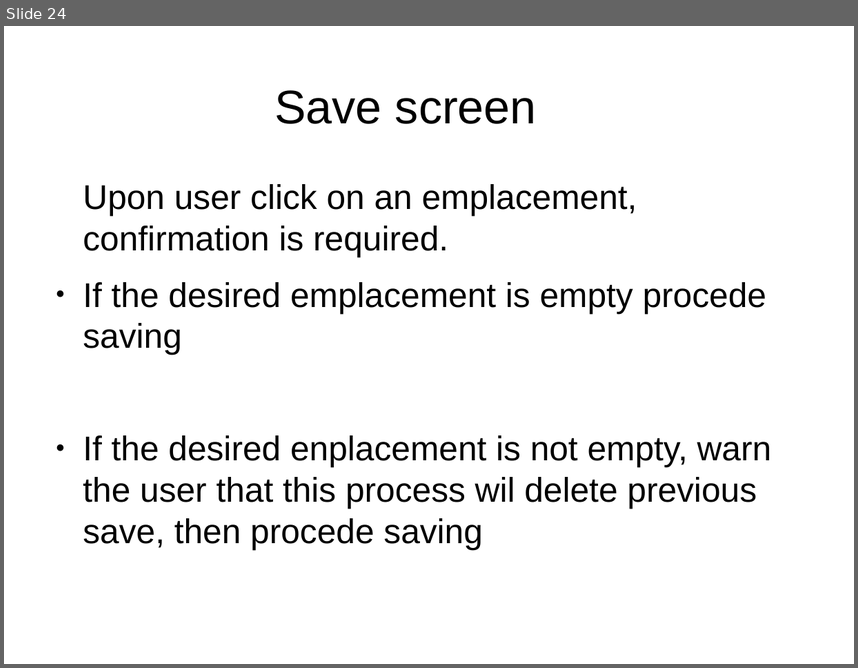
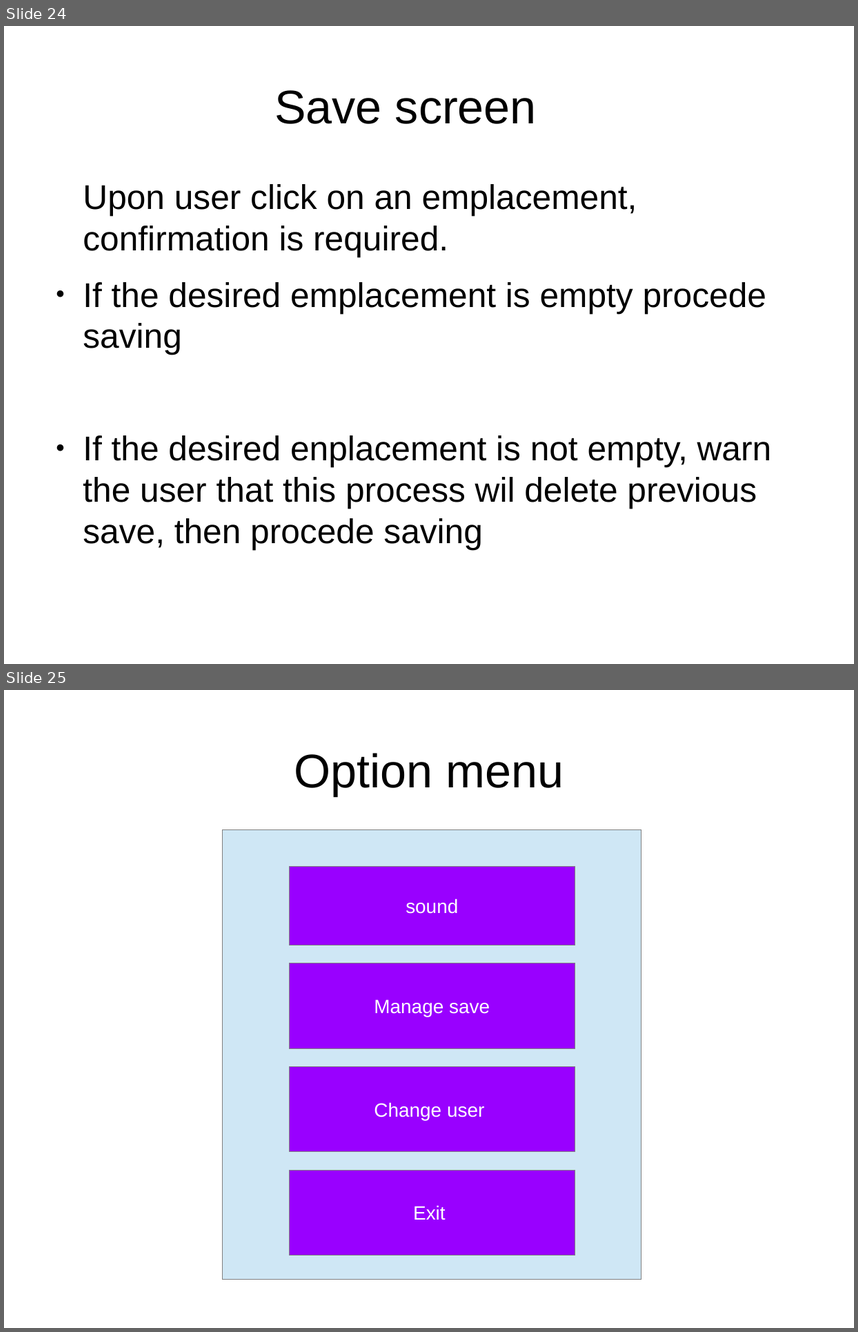
Before and after one commit to idolord/CryptDuel, a slide deck: documentation/interface CDC.odp. Shown one above the other, each under a label of ours: slide 24 before the commit, slides 24 and 25 after it. The pictures are 858x668 and 858x1332 pixels, drawn with LibreOffice and Linux fonts; fonts in the diff are those of the drawing. Boxes give left, top, right and bottom in pixels: in the first picture for what was removed or moved away, otherwise in the second. Text is boxed around its words. In the diff, an @@ line names an element or a change of style, - is before the commit and + after.

Commit message:
option menu layout

```diff
--- a/documentation/interface CDC.odp
+++ b/documentation/interface CDC.odp
@@ slide 25 added at bbox=[4, 690, 854, 1328], background #FFFFFF @@
@@ title added at bbox=[294, 753, 564, 796], 44 pt, text #000000 @@
+Option menu
@@ rectangle added at bbox=[222, 829, 641, 1279], fill #CFE7F5, outline #808080 0 pt @@
@@ rectangle added at bbox=[290, 866, 575, 945], fill #9900FF, outline #808080 0 pt, 18 pt, text #FFFFFF @@
+sound
@@ rectangle added at bbox=[290, 963, 575, 1048], fill #9900FF, outline #808080 0 pt, 18 pt, text #FFFFFF @@
+Manage save
@@ rectangle added at bbox=[290, 1067, 575, 1152], fill #9900FF, outline #808080 0 pt, 18 pt, text #FFFFFF @@
+Change user
@@ rectangle added at bbox=[290, 1170, 575, 1254], fill #9900FF, outline #808080 0 pt, 18 pt, text #FFFFFF @@
+Exit
```
Also in this commit, not shown: 1 slide removed.
